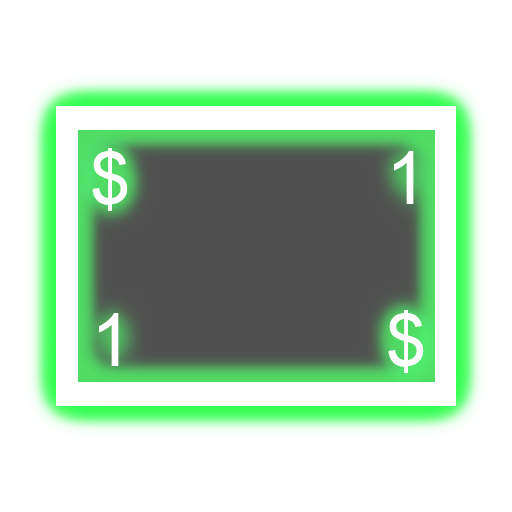
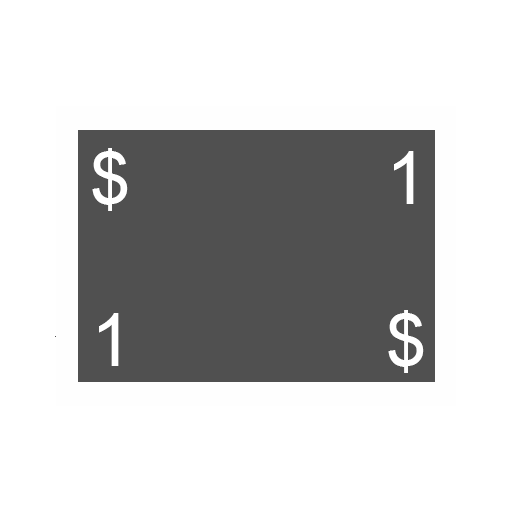
Layer changes from the first (512, 512) image to the second:
pixels changed over [27,77,485,435] (layer not identified)
